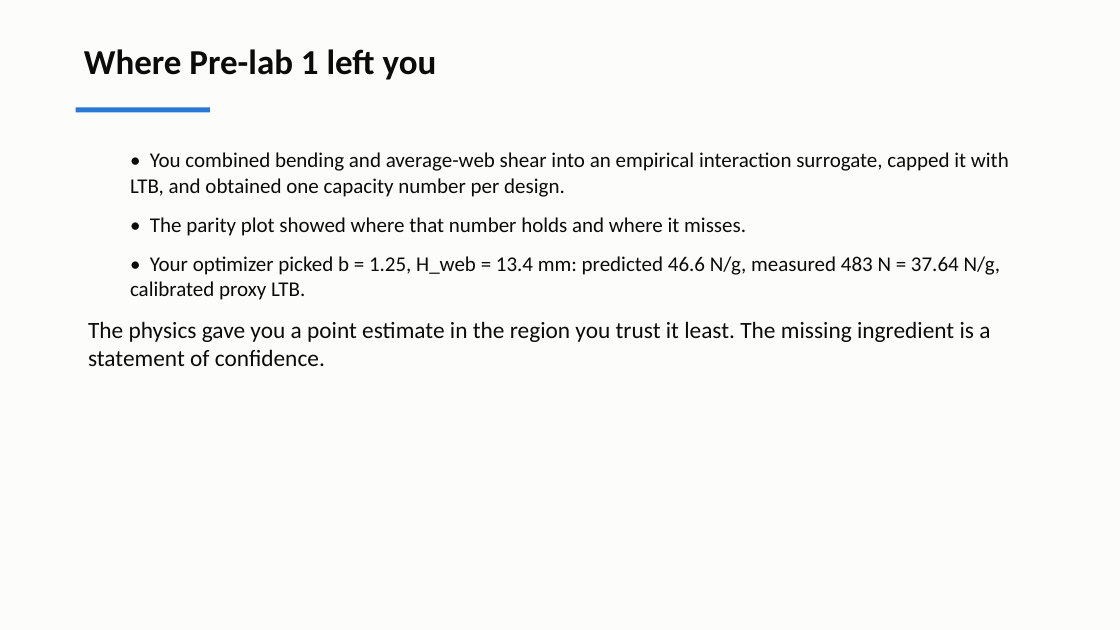
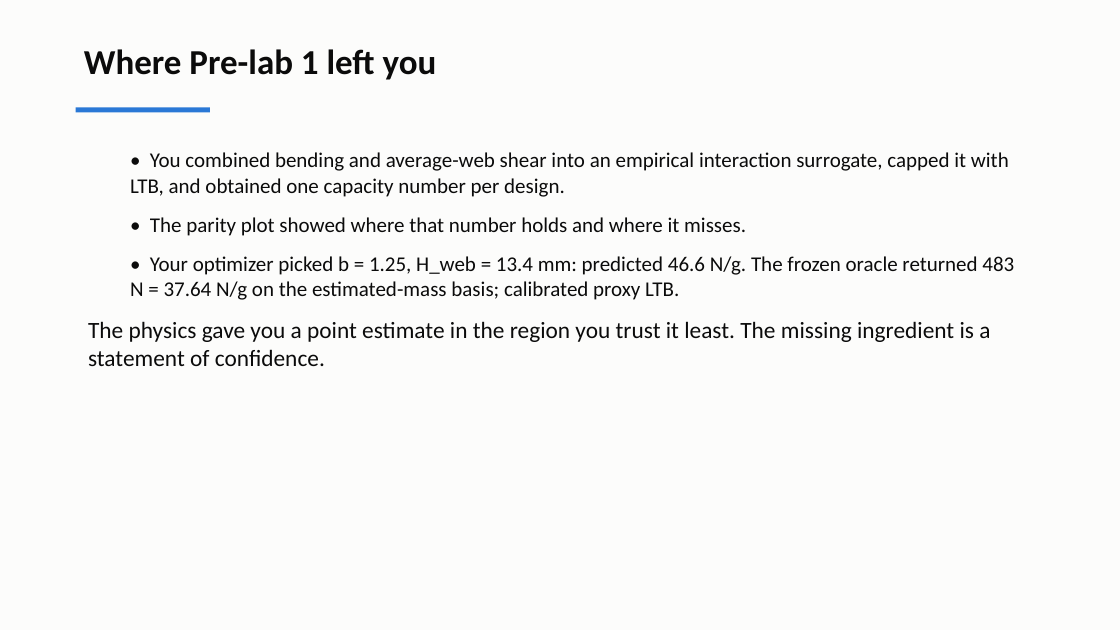
Before and after one commit to andrewvoss8-boop/core-me-data-science-activities-public, a slide deck: slide 2 of me323/Module1_drafts/ME323_Module1_Lecture2.pptx. Drawn at 1120x630 pixels with LibreOffice and Linux fonts; fonts in the diff are those of the drawing. Boxes give left, top, right and bottom in pixels: in the first picture for what was removed or moved away, otherwise in the second. Text is boxed around its words. In the diff, an @@ line names an element or a change of style, - is before the commit and + after.

Commit message:
Add LTB model hierarchy to Module 1 key
Preserve the useful historical comparison on current geometry while directing instructors away from the stale walkthrough and clarifying oracle-returned results.

```diff
--- a/me323/Module1_drafts/ME323_Module1_Lecture2.pptx
+++ b/me323/Module1_drafts/ME323_Module1_Lecture2.pptx
@@ text at (x1=130, y1=256, x2=1014, y2=300): text changed @@
-  • Your optimizer picked b = 1.25, H_web = 13.4 mm: predicted 46.6 N/g, measured 483 N = 37.64 N/g, calibrated proxy LTB.
+  • Your optimizer picked b = 1.25, H_web = 13.4 mm: predicted 46.6 N/g. The frozen oracle returned 483 N = 37.64 N/g on the estimated-mass basis; calibrated proxy LTB.
```
Also in this commit, not shown: 12 other files.
